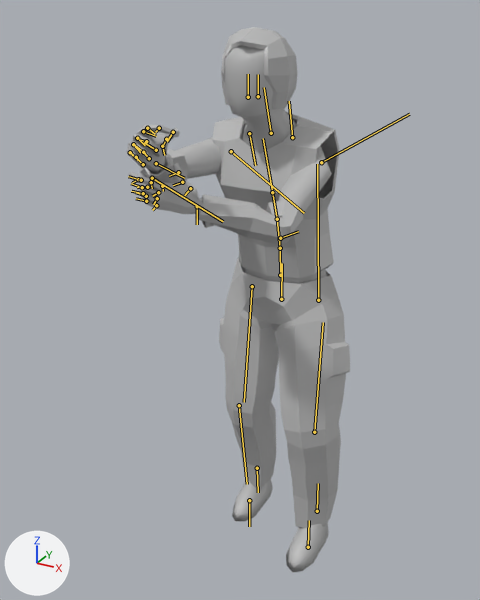
Renders of the FBX model 275-sent/Player/animation/player_shootGun_walk.fbx from each side of a commit.
One viewpoint serves both versions: a camera (50 mm lens) standing at (0.153, -0.325, 0.32) and looking at (-0.013, -0.022, 0.169). Lighting does not change. The marker at lower left points along +X, +Y and +Z. Both versions are drawn at frame 11 of the action 'Take 001'; the numbers are the values there. The bones that bend it are drawn over the model as lines.

Objects in the first picture: 'Armband', 'Hair', 'Shirt', 'Trousers', 'skin'.
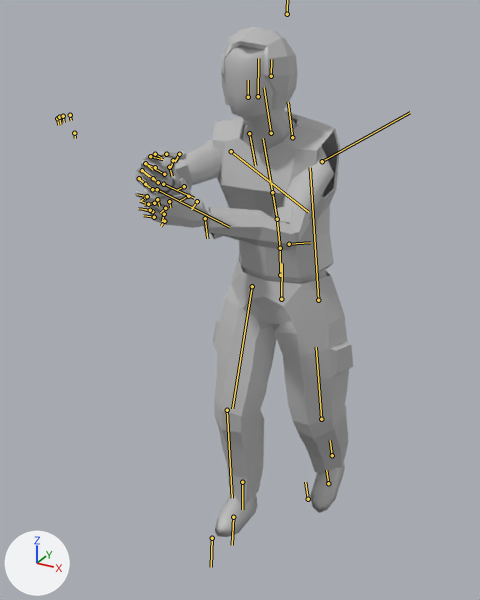
Boxes [x1, y1, x2, y2] around the edits, measured in the pictures (480 x 600 px):
'Trousers', posed (7% wider, 8% shorter): before [219, 257, 350, 528]; after [213, 257, 353, 505]
'skin', posed (7% shorter): before [126, 45, 332, 572]; after [135, 45, 345, 537]
'Shirt', posed: [212, 111, 340, 278] in both
'Armband', posed (6% shorter): before [140, 149, 303, 245]; after [150, 161, 310, 251]
bone 'pasted__L_hip_jnt', root to tip: before (318, 300) to (317, 164); after (318, 300) to (310, 167)
bone 'pasted__L_knee_jnt', root to tip: before (314, 432) to (323, 322); after (321, 419) to (316, 347)
bone 'pasted__R_hip_jnt', root to tip: before (252, 286) to (244, 402); after (252, 286) to (232, 408)
bone 'pasted__R_knee_jnt', root to tip: before (239, 405) to (247, 484); after (227, 410) to (232, 498)
bone 'pasted__L_clav_jnt', root to tip: before (292, 137) to (289, 101); after (292, 137) to (288, 102)
bone 'pasted__L_shoulder_jnt', root to tip: before (321, 162) to (409, 114); after (322, 161) to (410, 112)
bone 'pasted__R_shoulder_jnt', root to tip: before (231, 151) to (304, 213); after (231, 151) to (308, 212)

What the commit changed:
Bone 'pasted__L_hip_jnt' (bone_pasted__l_hip_jnt) turns from (-15, 0, 9) to (1, 1, 6) degrees about its own x, y and z.
Bone 'pasted__L_knee_jnt' (bone_pasted__l_knee_jnt) turns from (13, 2, -10) to (22, 5, -8) degrees about its own x, y and z.
Bone 'pasted__R_hip_jnt' (bone_pasted__r_hip_jnt) turns from (-9, 0, 0) to (-20, 0, 0) degrees about its own x, y and z.
Bone 'pasted__R_knee_jnt' (bone_pasted__r_knee_jnt) turns from (17, 0, 0) to (23, 0, 0) degrees about its own x, y and z.
Bone 'pasted__L_clav_jnt' (bone_pasted__l_clav_jnt) turns from (-5, 0, 0) to (0, 0, 0) degrees about its own x, y and z.
Bone 'pasted__L_shoulder_jnt' (bone_pasted__l_shoulder_jnt) turns from (43, -83, -98) to (18, -83, -73) degrees about its own x, y and z.
Bone 'pasted__R_shoulder_jnt' (bone_pasted__r_shoulder_jnt) turns from (-122, -67, 56) to (-119, -73, 53) degrees about its own x, y and z.
